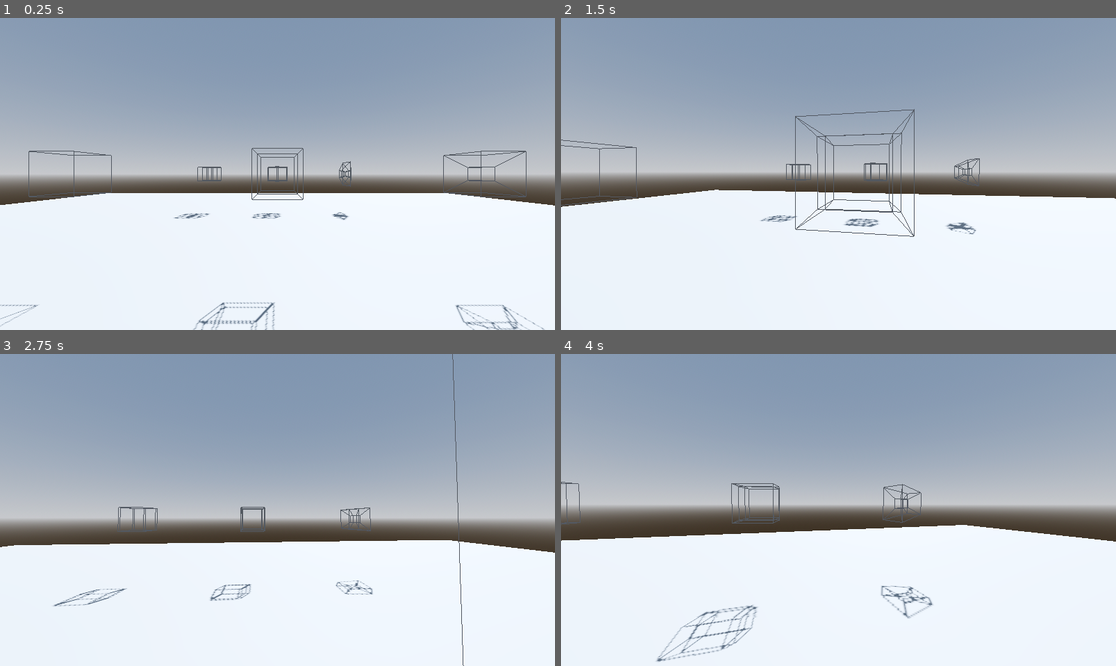
Above: before the commit, frames 1-4 (two rows, left to right).
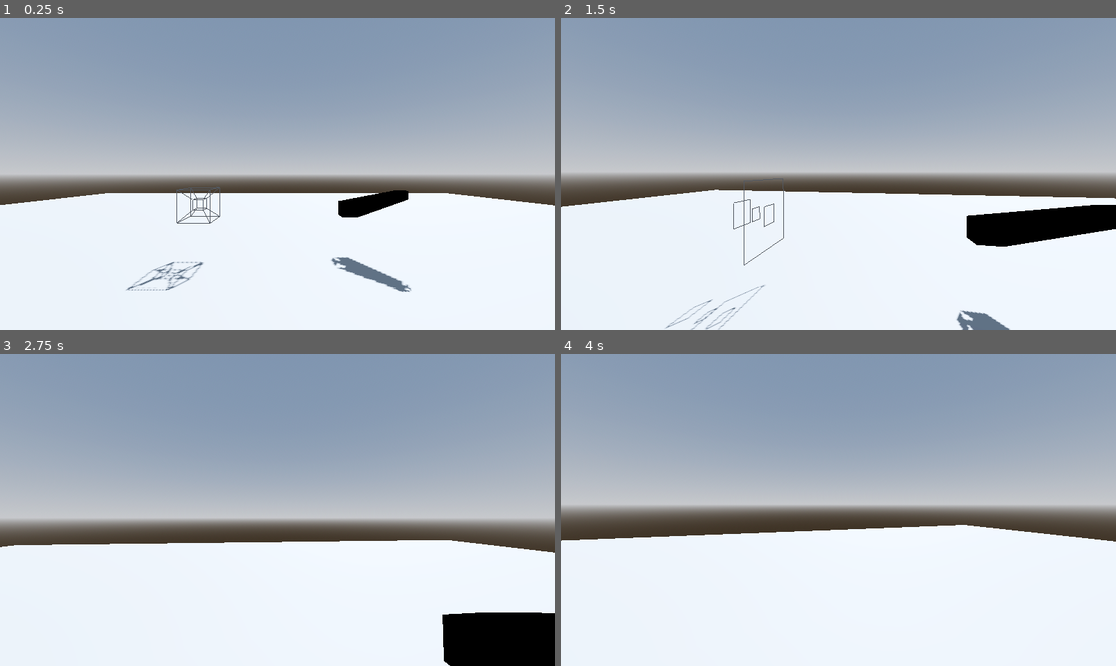
Above: after the commit, the same moments.

Repository: Stantrh/Projet_Tutore_4D_VR_KOMODZINSKI_RYSAK_TROHA
Game: Godot game, scene res://Scenes/world.tscn
Same seed, same stepped clock (60 frames per second), same inputs: the game is played once before the commit and once after it.
Inputs (mouse positions are in pixels of both pictures, inside the frame that each line leads up to):
- Up to frame 1 (0.25 s): no input
- Up to frame 2 (1.5 s): move the mouse to (866, 174) at 0.52 s; hold W (move_forward) from 0.53 s (still down); move the mouse to (810, 174) at 1.27 s
- Up to frame 3 (2.75 s): keep holding W (move_forward); move the mouse to (288, 503) at 2.02 s
- Up to frame 4 (4 s): keep holding W (move_forward); move the mouse to (832, 516) at 2.77 s; move the mouse to (877, 513) at 3.52 s

The runs differ from the first frame. In frame 1, 3.3% of the frame differs, in the area x 0-99%, y 41-100%; in frame 2, 4.6%, in the area x 0-100%, y 29-100%; in frame 3, 4.2%; in frame 4, 1.2%.

Commit message:
Ajout de la translation, plusieurs tests ont été faits, pour les différentes projections"

Diff:
--- /dev/null
+++ b/app4d/Scenes/translation_4d.tscn
@@ -0,0 +1,6 @@
+[gd_scene load_steps=2 format=3 uid="uid://dl4umyklgy5u4"]
+
+[ext_resource type="Script" path="res://Scripts/translation_4d.gd" id="1_5e2bq"]
+
+[node name="Translation4D" type="Node3D"]
+script = ExtResource("1_5e2bq")
--- a/app4d/Scenes/world.tscn
+++ b/app4d/Scenes/world.tscn
@@ -29,30 +29,17 @@
 transform = Transform3D(1, 0, 0, 0, 1, 0, 0, 0, 1, -0.1929, -0.747417, 0.570654)
 size = Vector3(100, 0.2, 100)
 
-[node name="HyperCube3O" parent="." instance=ExtResource("1_gh55x")]
-transform = Transform3D(1, 0, 0, 0, 1, 0, 0, 0, 1, -10, 5, 0)
-projection_mode = 2
-
-[node name="HyperCube4OR" parent="." instance=ExtResource("1_gh55x")]
-transform = Transform3D(1, 0, 0, 0, 1, 0, 0, 0, 1, -10, 5, -20)
-is_rotate = true
-projection_mode = 2
-
-[node name="HyperCubeP" parent="." instance=ExtResource("1_gh55x")]
-transform = Transform3D(1, 0, 0, 0, 1, 0, 0, 0, 1, 0, 5, 0)
-
-[node name="HyperCube2PR" parent="." instance=ExtResource("1_gh55x")]
-transform = Transform3D(1, 0, 0, 0, 1, 0, 0, 0, 1, 0, 5, -20)
-is_rotate = true
-
-[node name="HyperCube5S" parent="." instance=ExtResource("1_gh55x")]
+[node name="HyperCubeT" parent="." instance=ExtResource("1_gh55x")]
 transform = Transform3D(1, 0, 0, 0, 1, 0, 0, 0, 1, 10, 5, 0)
+is_solid = true
 projection_mode = 1
-
-[node name="HyperCube6SR" parent="." instance=ExtResource("1_gh55x")]
-transform = Transform3D(1, 0, 0, 0, 1, 0, 0, 0, 1, 10, 5, -20)
-is_rotate = true
-projection_mode = 1
+is_translate = true
+vect_translate = Vector4(10, 5, 9, 5)
 
 [node name="CharacterView" parent="." instance=ExtResource("2_wfvje")]
 transform = Transform3D(1, 0, 0, 0, 1, 0, 0, 0, 1, 0, 5, 10)
+
+[node name="HyperCubeTR" parent="." instance=ExtResource("1_gh55x")]
+transform = Transform3D(1, 0, 0, 0, 1, 0, 0, 0, 1, -5.03789, 3.04754, -3.18594)
+is_rotate = true
+projection_mode = 1
--- a/app4d/Scripts/hyper_cube.gd
+++ b/app4d/Scripts/hyper_cube.gd
@@ -1,6 +1,6 @@
 extends Node3D
 
-const HYPERCUBE_VERTICES = [
+var dynamic_vertices = [
 	Vector4(-1, -1, -1, -1), Vector4(-1, -1, -1,  1), Vector4(-1, -1,  1, -1), Vector4(-1, -1,  1,  1),
 	Vector4(-1,  1, -1, -1), Vector4(-1,  1, -1,  1), Vector4(-1,  1,  1, -1), Vector4(-1,  1,  1,  1),
 	Vector4( 1, -1, -1, -1), Vector4( 1, -1, -1,  1), Vector4( 1, -1,  1, -1), Vector4( 1, -1,  1,  1),
@@ -23,19 +23,26 @@
 		[4, 5, 6, 7, 12, 13, 14, 15]
 	]
 
-@export var is_rotate = false  # Activer la rotation
-@export var rotation_angle = 90  # Angle de rotation
-@export var is_solid = false  # Affichage plein ou filaire
-@export var projection_mode: int = 0  # 0: Perspective, 1: Stéréographique, 2: Orthogonale
-
 enum ProjectionMode {
 	PERSPECTIVE,
 	STEREOGRAPHIC,
 	ORTHOGONAL
 }
 
+@export var is_rotate = false  # Activer la rotation
+@export var rotation_angle = 90  # Angle de rotation
+
+
+@export var is_solid = false  # Affichage plein ou filaire
+@export var projection_mode: int = 0  # 0: Perspective, 1: Stéréographique, 2: Orthogonale
+
+# on importe la fonction de translation
+var translation4D = preload("res://Scripts/translation_4d.gd")
+@export var is_translate = false # Activer la translation
+@export var vect_translate = Vector4(0, 0, 0, 0) # Vecteur de translation
+
 @onready var camera = $"../CharacterView/Camera3D"
-
+@onready var translater = "res://Scenes/translation_4d.tscn"
 
 var mesh_instance: MeshInstance3D
 
@@ -49,22 +56,34 @@
 		rotation_angle+=delta
 	update_hypercube()
 
+
 func update_hypercube():
 	# Transformer les sommets
-	var transformed_vertices = []
-	for vertex in HYPERCUBE_VERTICES:
-		if is_rotate:
-			transformed_vertices.append(rotate_4d(vertex, rotation_angle, 0, 3))
-		else:
-			transformed_vertices.append(vertex)
+	if is_translate:
+		var new_vertices = []
+		for vertex in dynamic_vertices:
+			var new_vect = translation4D.translate_4d(vertex, vect_translate)
+			print("Vecteur : " + str(vertex) + " new vecteur : " + str(new_vect))
+			new_vertices.append(new_vect)
+		dynamic_vertices = new_vertices
+	if is_rotate:
+		var new_vertices = []
+		for vertex in dynamic_vertices:
+			new_vertices.append(rotate_4d(vertex, rotation_angle, 0, 3))
+		dynamic_vertices = new_vertices
+
 
 	# Générer le maillage
 	var mesh
 	if is_solid:
-		mesh = build_solid_hypercube_mesh(transformed_vertices)
+		mesh = build_solid_hypercube_mesh(dynamic_vertices)
 	else:
-		mesh = build_wireframe_hypercube_mesh(transformed_vertices)
+		mesh = build_wireframe_hypercube_mesh(dynamic_vertices)
 	mesh_instance.mesh = mesh
+
+	if is_translate:
+		is_translate = false
+
 
 func build_wireframe_hypercube_mesh(vertices) -> Mesh:
 	var mesh = ArrayMesh.new()
@@ -119,7 +138,7 @@
 	var edges = []
 	for i in range(16):
 		for j in range(i + 1, 16):
-			if (HYPERCUBE_VERTICES[i] - HYPERCUBE_VERTICES[j]).length() == 2:
+			if (dynamic_vertices[i] - dynamic_vertices[j]).length() == 2:
 				edges.append([i, j])
 	return edges
 
@@ -130,7 +149,7 @@
 		ProjectionMode.STEREOGRAPHIC:
 			return project_stereographically(point_4d)
 		ProjectionMode.ORTHOGONAL:
-			return projeter_orthogonale(point_4d)
+			return project_orthogonally(point_4d)
 		_:
 			return project_perspective(point_4d)
 
@@ -151,8 +170,8 @@
 	# puis on projette x y et z en 3D avec le facteur de projection
 	return Vector3(t * point_4d.x, t * point_4d.y, t * point_4d.z)
 
-
-func projeter_orthogonale(point_4d: Vector4)->Vector3:
+# à rajouter plus tard, possibilité de choisir la coordonnée à exclure
+func project_orthogonally(point_4d: Vector4)->Vector3:
 	return Vector3(point_4d.x, point_4d.y, point_4d.z)
 
 
--- /dev/null
+++ b/app4d/Scripts/translation_4d.gd
@@ -0,0 +1,4 @@
+extends Node3D
+
+static func translate_4d(vect: Vector4, vect_translation: Vector4) -> Vector4:
+	return vect + vect_translation
--- a/app4d/project.godot
+++ b/app4d/project.godot
@@ -19,7 +19,7 @@
 
 folder_colors={
 "res://Scenes/": "green",
-"res://Scripts/": "yellow"
+"res://Scripts/": "pink"
 }
 
 [input]
